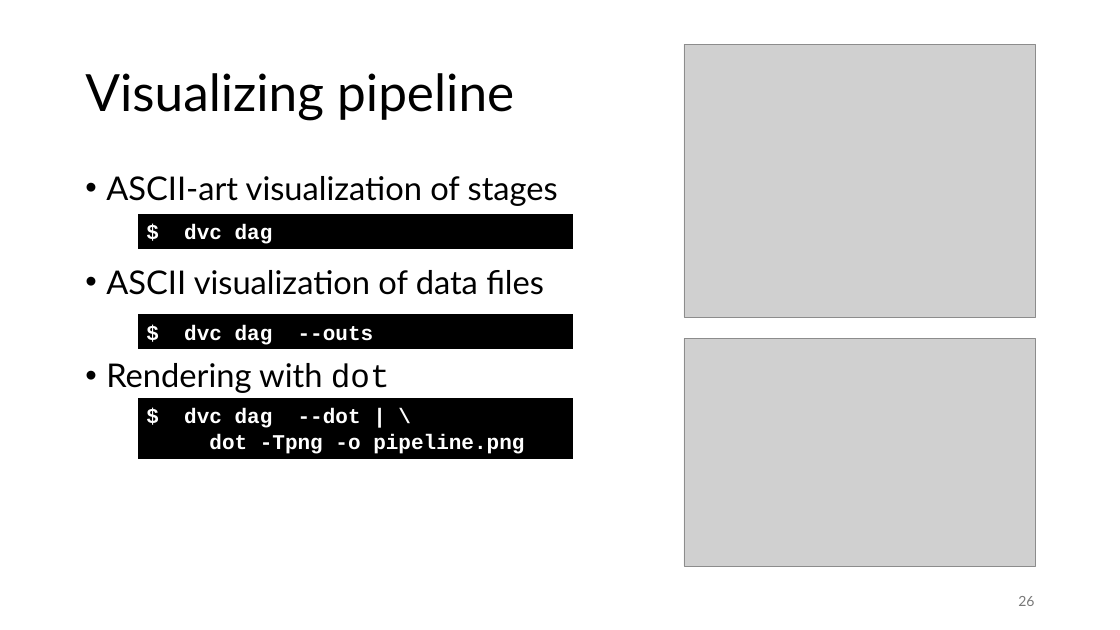
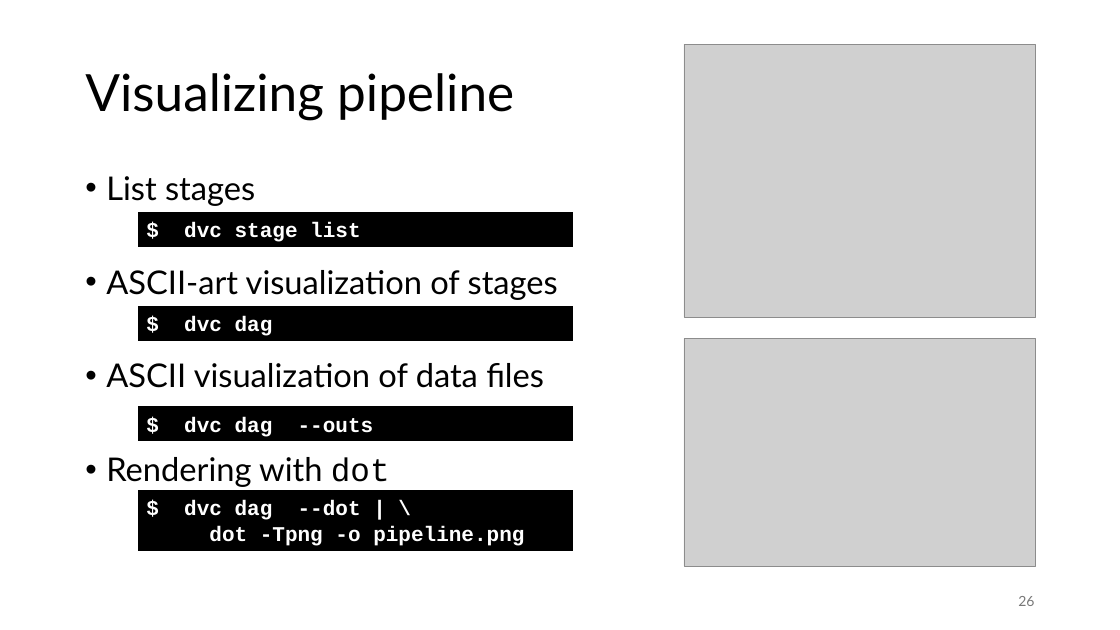
Before and after one commit to gjbex/MLOps-on-HPC, a slide deck: slide 26 of mlops_on_hpc.pptx. Drawn at 1120x630 pixels with LibreOffice and Linux fonts; fonts in the diff are those of the drawing; grey boxes stand for pictures. Boxes give left, top, right and bottom in pixels: in the first picture for what was removed or moved away, otherwise in the second. Text is boxed around its words. In the diff, an @@ line names an element or a change of style, - is before the commit and + after.

Commit message:
Add remarks on stage management

```diff
--- a/mlops_on_hpc.pptx
+++ b/mlops_on_hpc.pptx
@@ text at box(106, 176, 255, 206): paragraph added @@
+• List stages
@@ rectangle added at box(138, 213, 573, 246), fill #000000, outline #000000 0.75 pt, 18 pt, text #FFFFFF, bold @@
+$ dvc stage list
@@ rectangle "$ dvc dag": place and size @@
-rectangle "$ dvc dag" at box(138, 214, 573, 248)
+rectangle "$ dvc dag" at box(138, 307, 573, 340)
@@ rectangle "$ dvc dag --outs": place and size @@
-rectangle "$ dvc dag --outs" at box(138, 315, 573, 349)
+rectangle "$ dvc dag --outs" at box(138, 408, 573, 441)
@@ rectangle "$ dvc dag --dot | ...": place and size @@
-rectangle "$ dvc dag --dot | ..." at box(138, 399, 573, 459)
+rectangle "$ dvc dag --dot | ..." at box(138, 491, 573, 550)
```
Also in this commit, not shown: 3 other slides changed.
